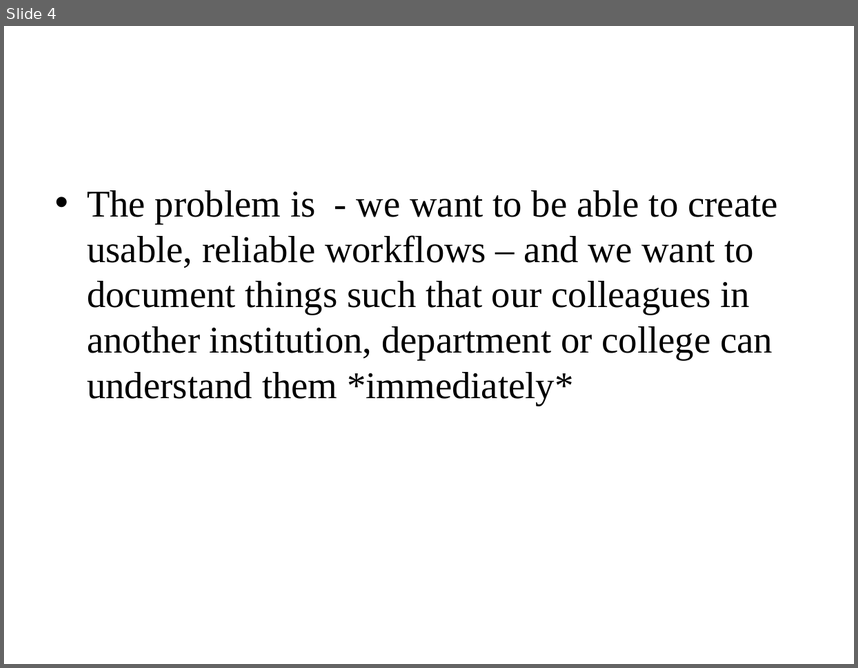
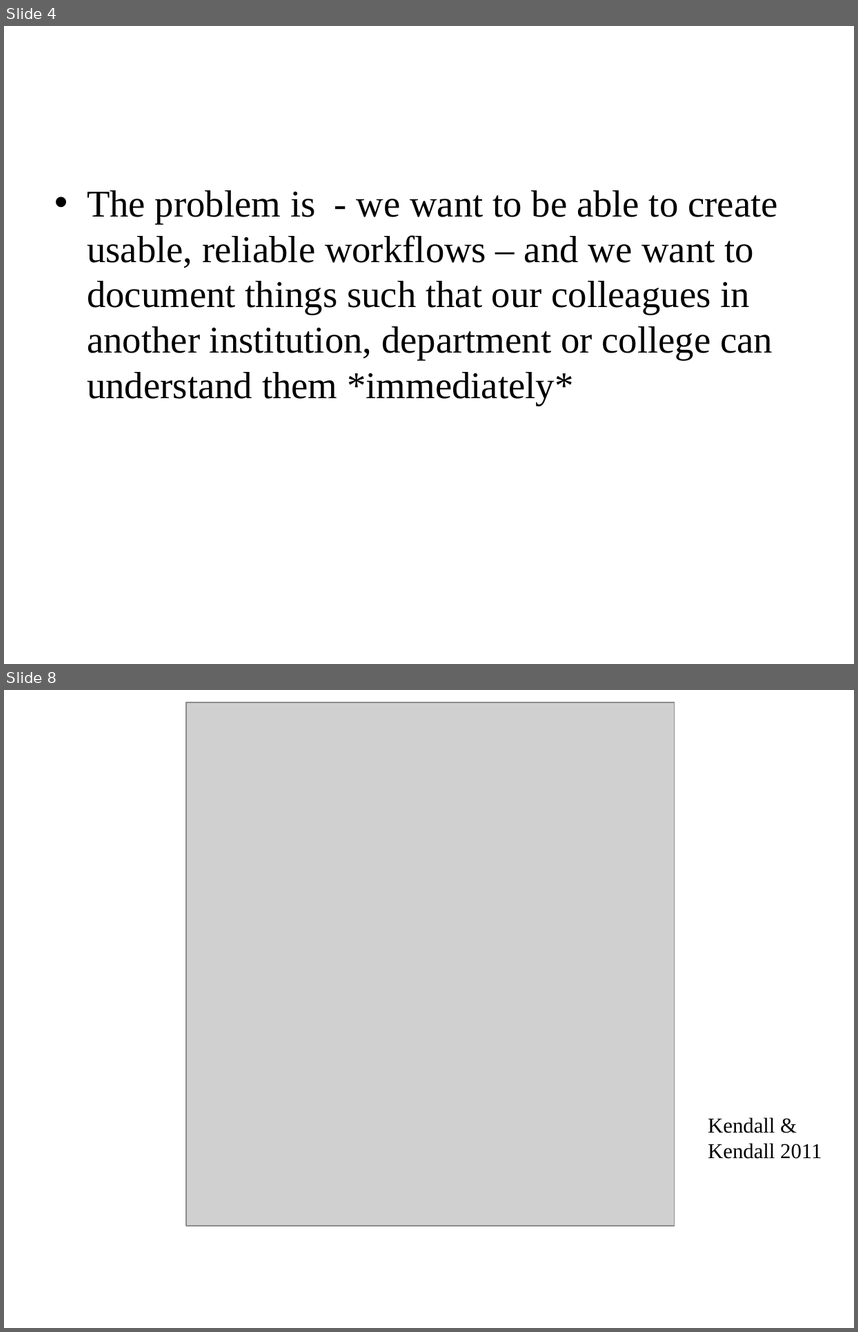
Before and after one commit to DataCurationWorkshop/HongKongCurationWorkshop, a slide deck: Day_3/Lab/Day_3_SystemsAnalysisForDataCuration.pptx. Shown one above the other, each under a label of ours: slide 4 before the commit, slides 4 and 8 after it; the slides between them are not shown. The pictures are 858x668 and 858x1332 pixels, drawn with LibreOffice and Linux fonts; fonts in the diff are those of the drawing; grey boxes stand for pictures; background and template pictures are left out. Boxes give left, top, right and bottom in pixels: in the first picture for what was removed or moved away, otherwise in the second. Text is boxed around its words. In the diff, an @@ line names an element or a change of style, - is before the commit and + after.

```diff
--- a/Day_3/Lab/Day_3_SystemsAnalysisForDataCuration.pptx
+++ b/Day_3/Lab/Day_3_SystemsAnalysisForDataCuration.pptx
@@ slide 8 added at (4, 690, 854, 1328), background #FFFFFF @@
@@ picture added at (186, 702, 674, 1225) @@
@@ text added at (708, 1117, 822, 1159), 18 pt, text #000000 @@
+Kendall & Kendall 2011
```
Also in this commit, not shown: 9 other slides added, 11 other files.
